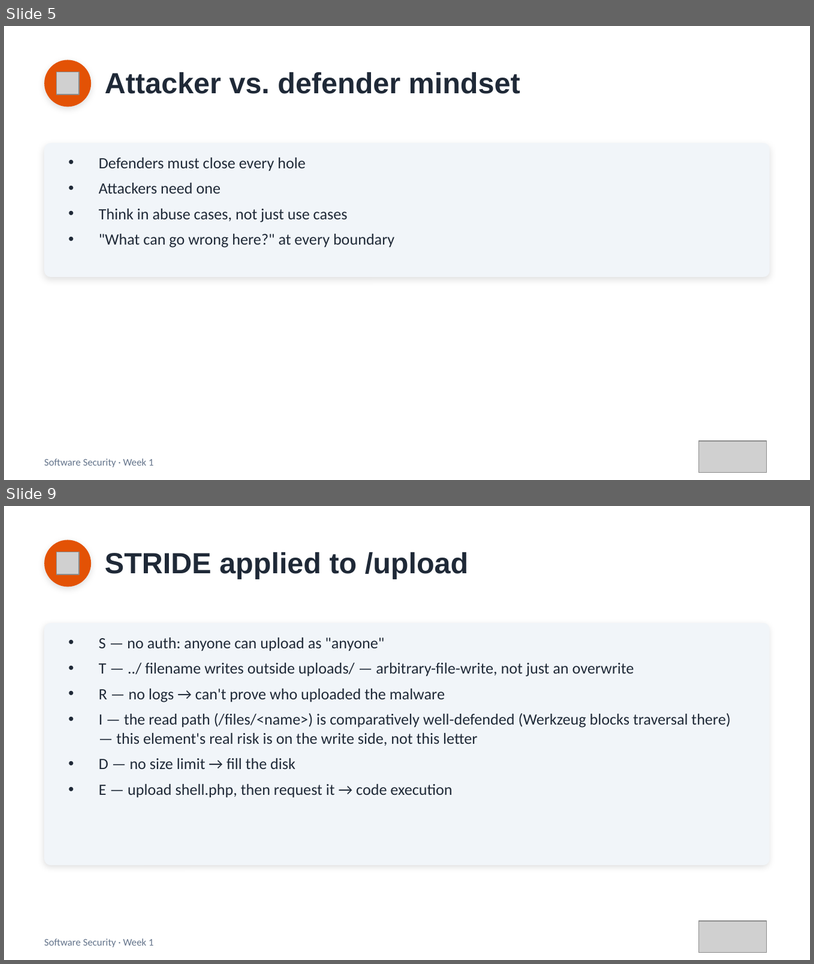
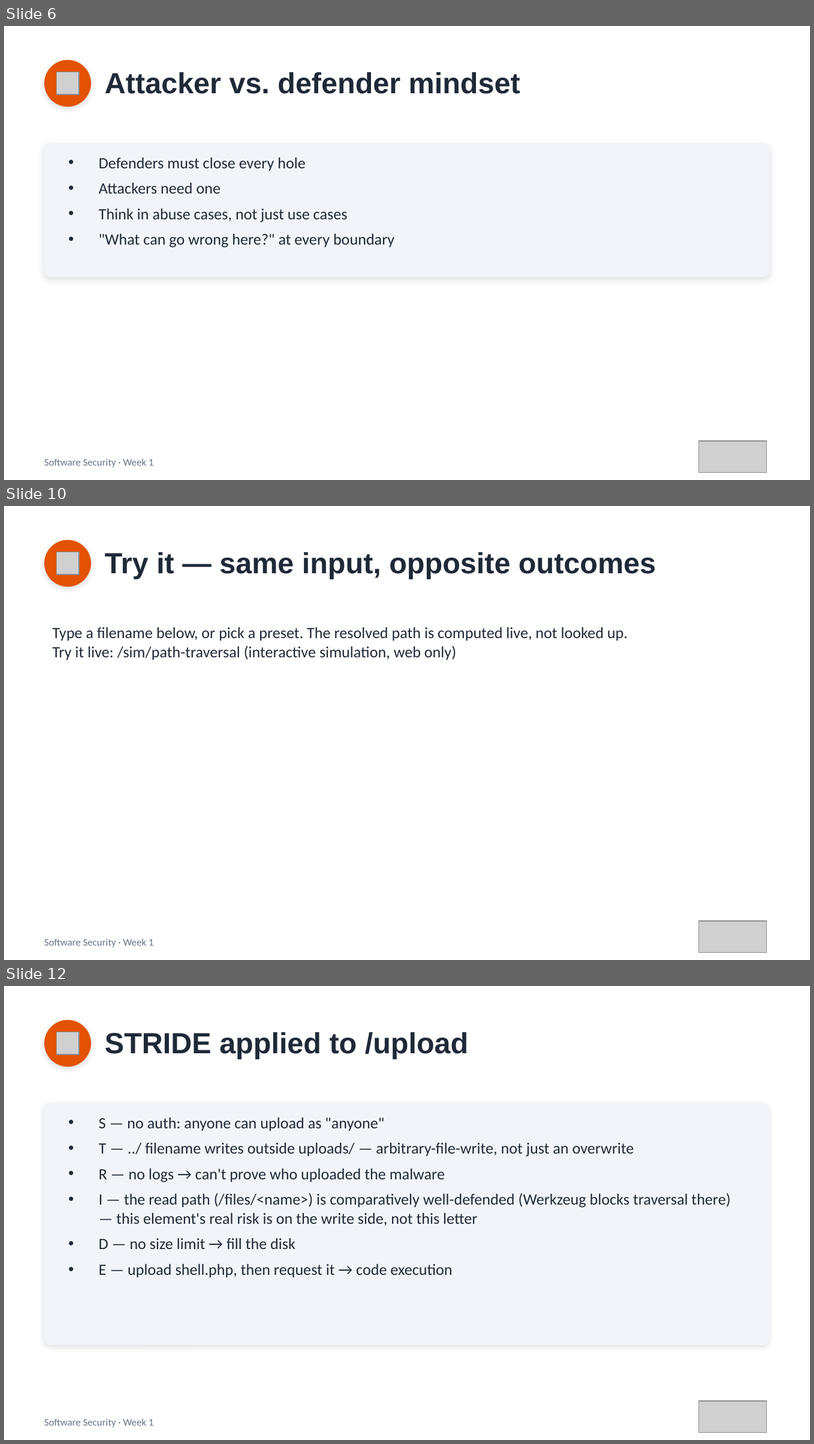
Before and after one commit to 6531503085Sutapat/software-security, a slide deck: slides/pptx/week01.pptx. Shown one above the other, each under a label of ours: slides 5 and 9 before the commit, slides 6, 10 and 12 after it; the slides between them are not shown. The pictures are 814x964 and 814x1444 pixels, drawn with LibreOffice and Linux fonts; fonts in the diff are those of the drawing; grey boxes stand for pictures. Boxes give left, top, right and bottom in pixels: in the first picture for what was removed or moved away, otherwise in the second. Text is boxed around its words. In the diff, an @@ line names an element or a change of style, - is before the commit and + after.

```diff
--- a/slides/pptx/week01.pptx
+++ b/slides/pptx/week01.pptx
@@ slide 10 added at bbox=[4, 506, 810, 960], background #FFFFFF @@
@@ ellipse added at bbox=[44, 540, 91, 586], fill #E35205 @@
@@ picture added at bbox=[56, 552, 79, 574] @@
@@ text added at bbox=[105, 552, 656, 579], 26 pt, text #1F2937, bold @@
+Try it — same input, opposite outcomes
@@ text added at bbox=[53, 627, 628, 660], 14 pt, text #1F2937 @@
+Type a filename below, or pick a preset. The resolved path is computed live, not looked up.
+Try it live: /sim/path-traversal (interactive simulation, web only)
@@ picture added at bbox=[699, 921, 767, 952] @@
@@ text added at bbox=[44, 938, 154, 947], 9 pt, text #64748B @@
+Software Security · Week 1
@@ what was slide 5 is now slide 6 @@
@@ what was slide 9 is now slide 12 @@
```
Also in this commit, not shown: 5 slides changed, 3 other slides added, 6 other files.
